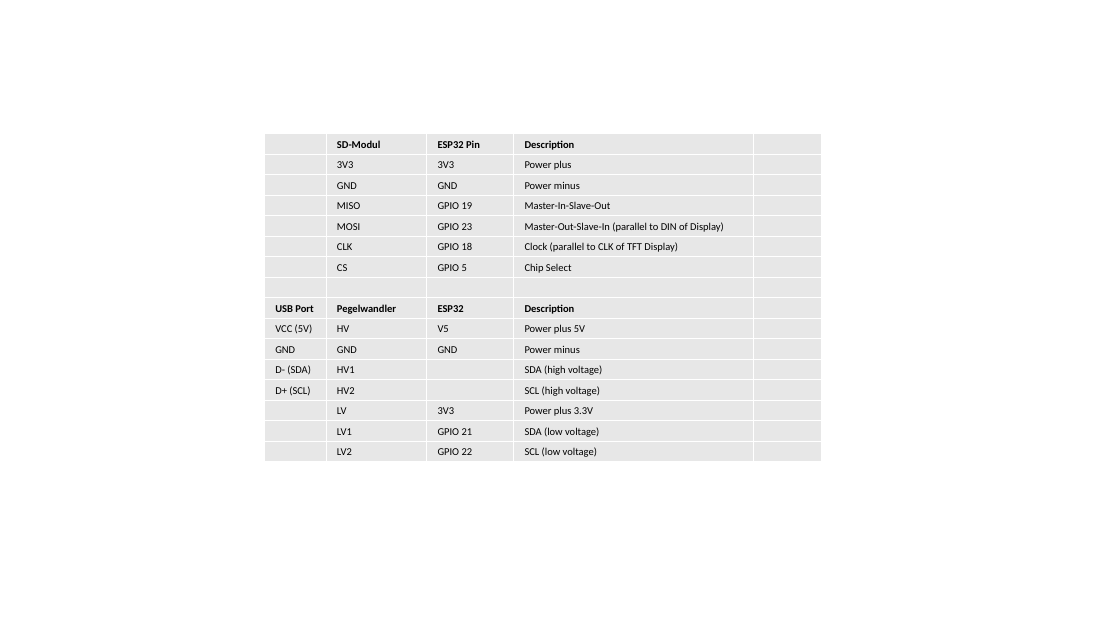
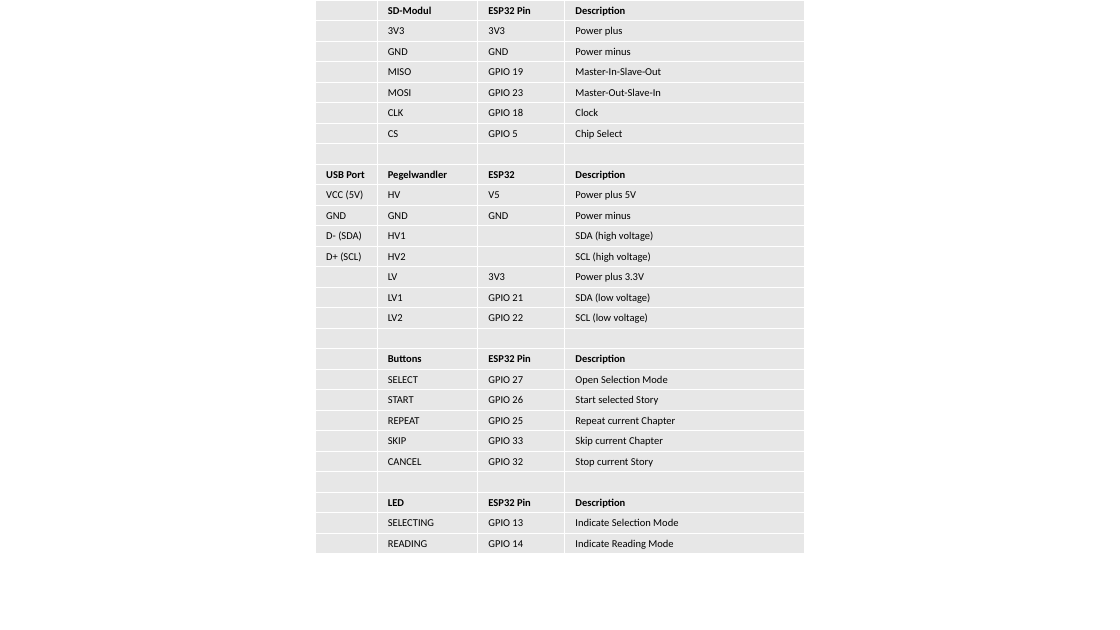
Before and after one commit to jeskes/activityboard, a slide deck: slide 45 of Activityboard.pptx (slide 44 before the commit). Drawn at 1120x630 pixels with LibreOffice and Linux fonts; fonts in the diff are those of the drawing. Boxes give left, top, right and bottom in pixels: in the first picture for what was removed or moved away, otherwise in the second. Text is boxed around its words. In the diff, an @@ line names an element or a change of style, - is before the commit and + after.

```diff
--- a/Activityboard.pptx
+++ b/Activityboard.pptx
@@ table at (316,0,805,555) @@
- | SD-Modul | ESP32 Pin | Description | 
- | 3V3 | 3V3 | Power plus | 
- | GND | GND | Power minus | 
- | MISO | GPIO 19 | Master-In-Slave-Out | 
- | MOSI | GPIO 23 | Master-Out-Slave-In (parallel to DIN of Display) | 
- | CLK | GPIO 18 | Clock (parallel to CLK of TFT Display) | 
- | CS | GPIO 5 | Chip Select | 
- |  |  |  | 
-USB Port | Pegelwandler | ESP32 | Description | 
-VCC (5V) | HV | V5 | Power plus 5V | 
-GND | GND | GND | Power minus | 
-D- (SDA) | HV1 |  | SDA (high voltage) | 
-D+ (SCL) | HV2 |  | SCL (high voltage) | 
- | LV | 3V3 | Power plus 3.3V | 
- | LV1 | GPIO 21 | SDA (low voltage) | 
- | LV2 | GPIO 22 | SCL (low voltage) | 
+ | SD-Modul | ESP32 Pin | Description
+ | 3V3 | 3V3 | Power plus
+ | GND | GND | Power minus
+ | MISO | GPIO 19 | Master-In-Slave-Out
+ | MOSI | GPIO 23 | Master-Out-Slave-In
+ | CLK | GPIO 18 | Clock
+ | CS | GPIO 5 | Chip Select
+ |  |  | 
+USB Port | Pegelwandler | ESP32 | Description
+VCC (5V) | HV | V5 | Power plus 5V
+GND | GND | GND | Power minus
+D- (SDA) | HV1 |  | SDA (high voltage)
+D+ (SCL) | HV2 |  | SCL (high voltage)
+ | LV | 3V3 | Power plus 3.3V
+ | LV1 | GPIO 21 | SDA (low voltage)
+ | LV2 | GPIO 22 | SCL (low voltage)
+ |  |  | 
+ | Buttons | ESP32 Pin | Description
+ | SELECT | GPIO 27 | Open Selection Mode
+ | START | GPIO 26 | Start selected Story
+ | REPEAT | GPIO 25 | Repeat current Chapter
+ | SKIP | GPIO 33 | Skip current Chapter
+ | CANCEL | GPIO 32 | Stop current Story
+ |  |  | 
+ | LED | ESP32 Pin | Description
+ | SELECTING | GPIO 13 | Indicate Selection Mode
+ | READING | GPIO 14 | Indicate Reading Mode
@@ table: place and size @@
-table at (265,134,822,462)
+table at (316,0,805,555)
```
Also in this commit, not shown: 4 other slides changed, 2 slides added, 17 other files.
